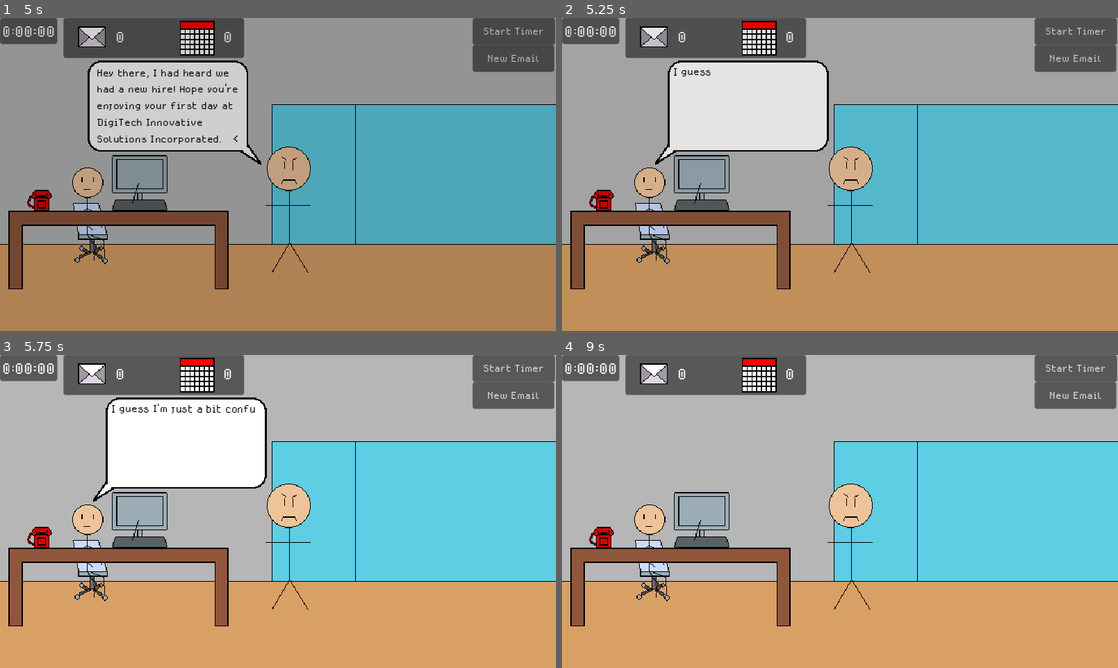
Above: before the commit, frames 1-4 (two rows, left to right).
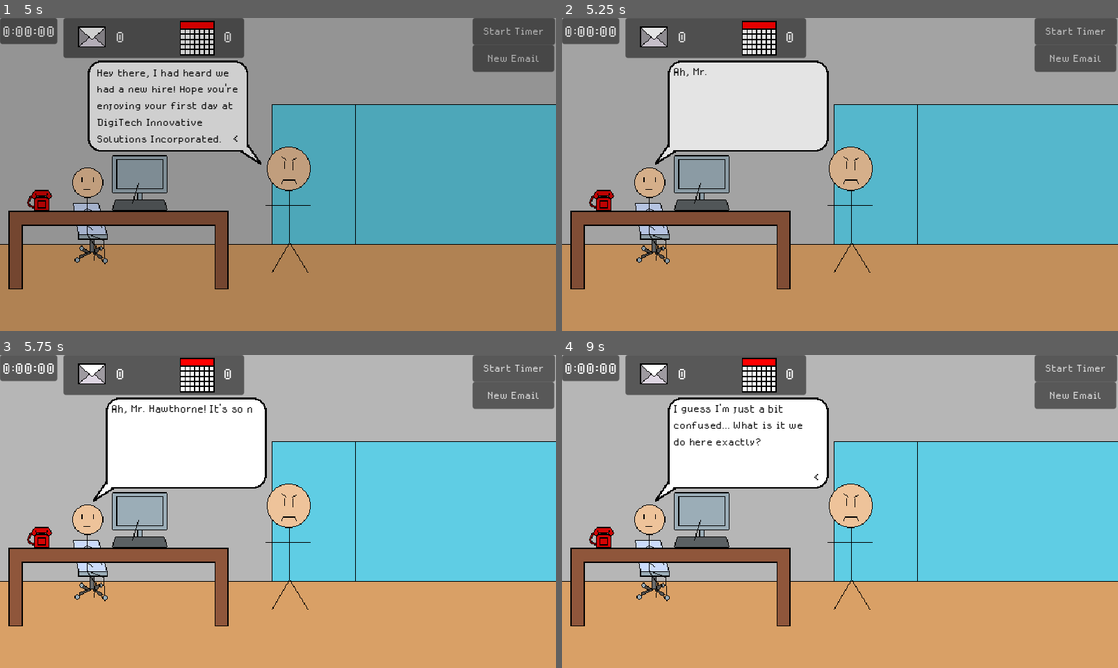
Above: after the commit, the same moments.

Repository: kelleralex04/Brackey-s-Game-Jam
Game: Godot game, scene res://Scenes/title.tscn
The game is run twice, just before and just after one commit, with the same random seed, the same clock (stepped at 60 frames per second) and the same inputs.
Inputs (mouse positions are in pixels of both pictures, inside the frame that each line leads up to):
- Up to frame 1 (5 s): click "Start Game" at 0.5 s; click "New Email" at 1.25 s; click "New Email" at 2 s; click "Start Timer" at 2.75 s; click "Start Timer" at 3.5 s; click "New Email" at 4.25 s
- Up to frame 2 (5.25 s): click "Start Timer" at 5 s
- Up to frame 3 (5.75 s): no input
- Up to frame 4 (9 s): tap Enter (ui_accept) at 5.75, 6.02, 6.5, 6.77, 7.25, 8, 8.27 s; move the mouse to (701, 520) at 5.77 s; click (701, 520) at 5.92 s; move the mouse to (600, 536) at 6.52 s; click (600, 536) at 6.67 s; move the mouse to (895, 442) at 7.27 s; click (895, 442) at 7.42 s; move the mouse to (812, 574) at 8.02 s; click (812, 574) at 8.17 s; move the mouse to (1006, 558) at 8.77 s; click (1006, 558) at 8.92 s

Frame 1 is identical in both runs. In frame 2, less than 0.1% of the frame differs, in the area x 20-27%, y 16-19%; in frame 3, 0.3%; in frame 4, 8.3%, in the area x 16-48%, y 13-47%.

Commit message:
adds day 1 dialogue

Diff:
--- a/Scenes/main.gd
+++ b/Scenes/main.gd
@@ -221,10 +221,21 @@
 var all_names = []
 var attendee_buttons: Array
 var dialogue_text := [
+	['Ah, Mr. Hawthorne! It\'s so nice to meet you, my names...', 0],
+	['Yeah that\'s great kid. You got any questions before you get started?', 1],
 	['I guess I\'m just a bit confused... What is it we do here exactly?', 0],
-	['test', 1],
-	['test2', 1],
-	['test3', 0],
+	['We\'re a consulting company that helps other consulting companies find innovative technical solutions to real world', 1],
+	['problems in the Web3 and Web4 spaces while providing SAAS and synergy across all areas of modern day business.', 1],
+	['...', 0],
+	['... What?', 0],
+	['Look, don\'t concern yourself on what we do, just focus on what you do.', 1],
+	['Which is?', 0],
+	['Well today you\'re going to start off by responding to emails for me.', 1],
+	['I\'ve already dictated them and had our in-house AI make them a bit less... colorful.', 1],
+	['All you need to do is copy the responses and send them out to the right people, think you can handle that?', 1],
+	['Wait, but if the AI already has the response ready, why do I need to type it up and send it?', 0],
+	['Look kid, do you want the job or not?', 1],
+	['Oh uh yes sir, I\'ll get right on it.', 0],
 	'break'
 ]
 var dialogue_tracker := 0
